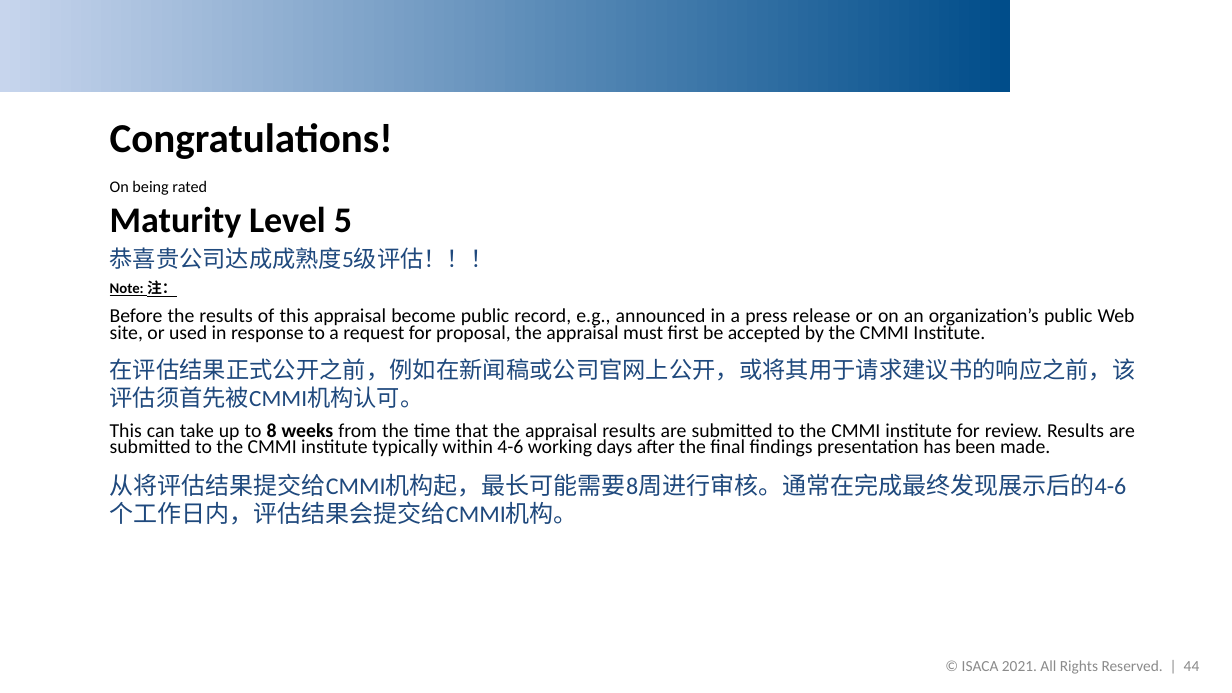
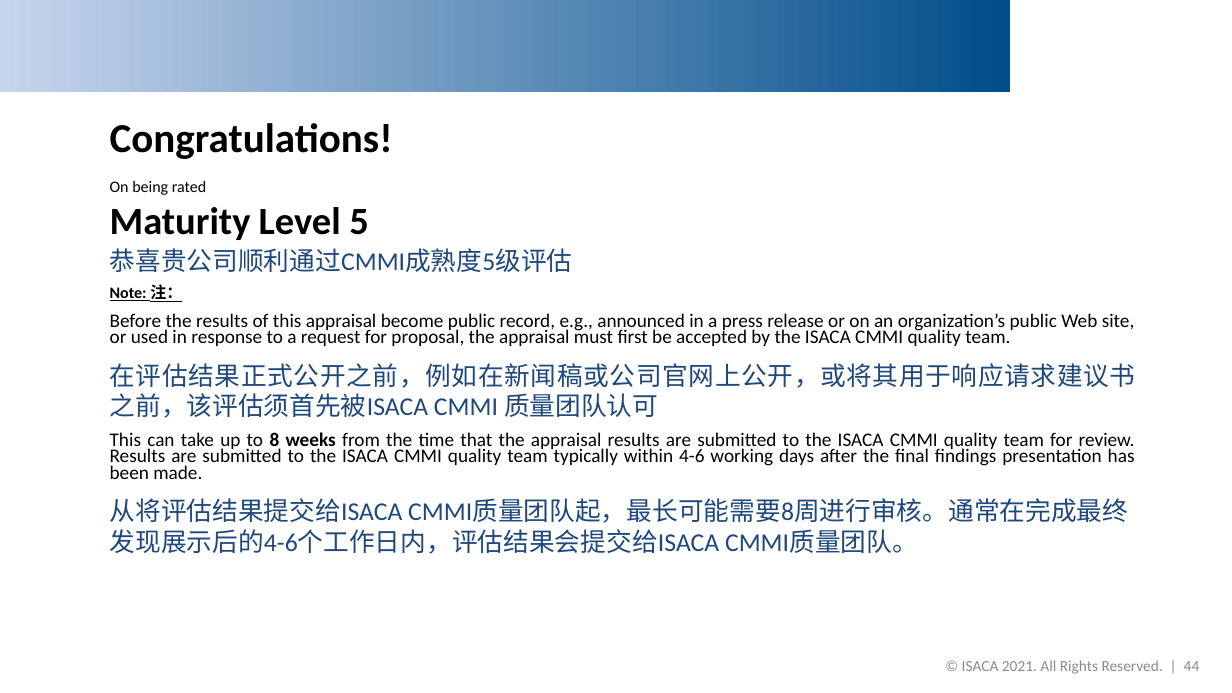
Before and after one commit to DemixTech/CMMITools, a slide deck: slide 44 of 2021-04-12to04-16 (A5) C53517 SoftMARS/30_09v01_MarsBaseAlpha_FinalFindings.pptx. Drawn at 1232x693 pixels with LibreOffice and Linux fonts; fonts in the diff are those of the drawing; background and template pictures are left out. Boxes give left, top, right and bottom in pixels: in the first picture for what was removed or moved away, otherwise in the second. Text is boxed around its words. In the diff, an @@ line names an element or a change of style, - is before the commit and + after.

```diff
--- a/2021-04-12to04-16 (A5) C53517 SoftMARS/30_09v01_MarsBaseAlpha_FinalFindings.pptx
+++ b/2021-04-12to04-16 (A5) C53517 SoftMARS/30_09v01_MarsBaseAlpha_FinalFindings.pptx
@@ text at (x1=110, y1=181, x2=368, y2=302): size 12.7 to 12.5 pt in "On being rated"; size 28.1 to 30 pt in "Maturity Level 5"; size 11.6 to 12.5 pt in "Note: 注：" @@
@@ text at (x1=110, y1=248, x2=573, y2=272): text changed; size 18.2 to 20 pt @@
-恭喜贵公司达成成熟度5级评估！！！
+恭喜贵公司顺利通过CMMI成熟度5级评估
@@ text at (x1=110, y1=313, x2=1136, y2=554): text changed; size 15.4 to 15 pt @@
-Before the results of this appraisal become public record, e.g., announced in a press release or on an organization’s public Web site, or used in response to a request for proposal, the appraisal must first be accepted by the CMMI Institute.
-在评估结果正式公开之前，例如在新闻稿或公司官网上公开，或将其用于请求建议书的响应之前，该评估须首先被CMMI机构认可。
-This can take up to 8 weeks from the time that the appraisal results are submitted to the CMMI institute for review. Results are submitted to the CMMI institute typically within 4-6 working days after the final findings presentation has been made.
-从将评估结果提交给CMMI机构起，最长可能需要8周进行审核。通常在完成最终发现展示后的4-6个工作日内，评估结果会提交给CMMI机构。
+Before the results of this appraisal become public record, e.g., announced in a press release or on an organization’s public Web site, or used in response to a request for proposal, the appraisal must first be accepted by the ISACA CMMI quality team.
+在评估结果正式公开之前，例如在新闻稿或公司官网上公开，或将其用于响应请求建议书之前，该评估须首先被ISACA CMMI 质量团队认可
+This can take up to 8 weeks from the time that the appraisal results are submitted to the ISACA CMMI quality team for review. Results are submitted to the ISACA CMMI quality team typically within 4-6 working days after the final findings presentation has been made.
+从将评估结果提交给ISACA CMMI质量团队起，最长可能需要8周进行审核。通常在完成最终发现展示后的4-6个工作日内，评估结果会提交给ISACA CMMI质量团队。
```
Also in this commit, not shown: 3 other slides changed, 4 other files.
